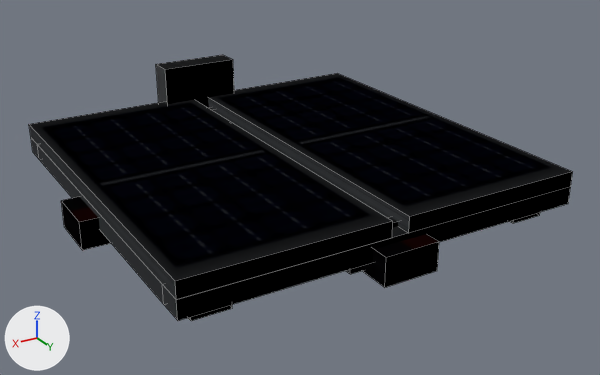
An edit to the OBJ model src/main/resources/assets/electricity/models/pv_flat/pv_flat.obj, drawn before and after from the same camera.
Rendered twice from a 50 mm camera at (0.895, 1.581, 0.784) aimed at (-0.019, 0.056, 0.022). Arrows for +X, +Y and +Z are at lower left; the lights stay in place. The first picture is the older version. Mesh edges are drawn as thin lines. Where no turn or scale is listed for an object, it has been applied to the vertices.

Objects in the first picture: 'frame', 'harness', 'harness.001', 'harness_east', 'harness_east.001', 'harness_north', 'harness_north.001', 'modules', 'modules.001' and 2 more.
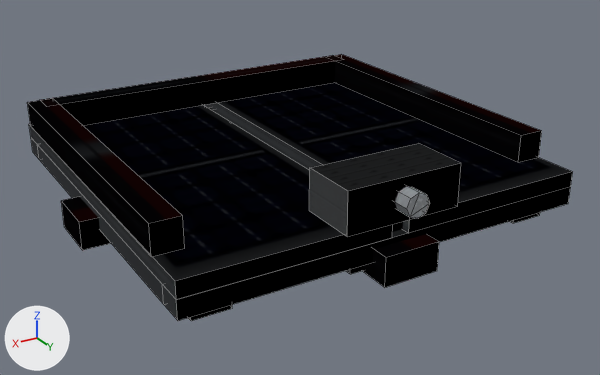
Boxes [x1, y1, x2, y2] around the edits, measured in the pictures (600 x 375 px):
'harness.004', added
    after: [27, 62, 542, 257]
'harness.003', reshaped (not visible before)
    after: [28, 54, 541, 224]
'harness.001', reshaped
    before: [156, 60, 234, 107]
    after: [310, 143, 460, 191]
'harness.002', reshaped (not visible before)
    after: [309, 163, 461, 237]
'harness', reshaped, recoloured (55% narrower, 112% taller)
    before: [156, 55, 233, 70]
    after: [395, 186, 429, 219]
part 1 of me_harness, added
    after: [395, 186, 429, 219]
part 2 of me_harness, deleted
    before: [156, 55, 233, 70]
part 3 of me_harness_001, deleted
    before: [156, 60, 234, 107]
part 4 of me_harness_001, added
    after: [310, 143, 460, 191]
'harness_north', unchanged, covered by the edit
    before: [362, 242, 439, 287]
    after: [374, 234, 439, 258]
'harness_north.002', unchanged, uncovered by the edit
    before: [345, 217, 398, 274]
    after: [362, 242, 439, 287]

Diff of the bpy script that builds the scene:
```diff
--- a/src/main/resources/assets/electricity/models/pv_flat/pv_flat.obj.py
+++ b/src/main/resources/assets/electricity/models/pv_flat/pv_flat.obj.py
@@ me_harness @@
-me_harness.from_pydata(...)  # 4 vertices, 1 face; spans x -0.1..0.1, y -0.5..-0.435, z 0.205
-me_harness.materials.append(mat_cabinet_top)  # picture img_pv_cabinet_top_png
+me_harness.from_pydata(...)  # 16 vertices, 14 faces; spans x -0.026..0.026, y 0.463..0.507, z 0.129..0.181
+# me_harness part 1: 16 vertices added at x -0.026..0.026, y 0.463..0.507, z 0.129..0.181, forming an 8-sided cylinder along y
+# me_harness part 2: 4 vertices removed from x -0.1..0.1, y -0.5..-0.435, z 0.205
+me_harness.materials.append(mat_steel)  # picture img_pv_steel_png
@@ me_harness_001 @@
 # verts and faces of me_harness_001; kept vertices keep their numbers, new ones are numbered from 8
-me_harness_001.from_pydata(...)  # 8 vertices, 5 faces; spans x -0.1..0.1, y -0.5..-0.435, z 0.055..0.205
-me_harness_001.materials.append(mat_cabinet)  # picture img_pv_cabinet_png
+me_harness_001.from_pydata(...)  # 4 vertices, 1 face; spans x -0.13..0.13, y 0.34..0.47, z 0.2
+# me_harness_001 part 3
+delete_vertices([*range(0, 8)])  # with the faces that use them
+# me_harness_001 part 4
+verts[8] = (-0.13, 0.47, 0.2)  # pixel (461, 163)
+verts[9] = (0.13, 0.47, 0.2)  # pixel (348, 191)
+verts[10] = (0.13, 0.34, 0.2)  # pixel (309, 167)
+verts[11] = (-0.13, 0.34, 0.2)  # pixel (418, 143)
+faces += [(8, 9, 10, 11)]
+me_harness_001.materials.append(mat_cabinet_top)  # picture img_pv_cabinet_top_png
@@ me_harness_002 @@
 # verts and faces of me_harness_002; kept vertices keep their numbers, new ones are numbered from 4
-me_harness_002.from_pydata(...)  # 4 vertices, 1 face; spans x -0.062..0.062, y -0.46..0.0, z 0.062..0.063
-me_harness_002.materials.append(mat_dc_cable)  # picture img_dc_harness_png
+me_harness_002.from_pydata(...)  # 8 vertices, 5 faces; spans x -0.13..0.13, y 0.34..0.47, z 0.11..0.2
+# me_harness_002 part 5
+verts[4] = (-0.13, 0.34, 0.11)
+verts[5] = (-0.13, 0.47, 0.11)  # pixel (457, 206)
+verts[6] = (-0.13, 0.47, 0.2)  # pixel (461, 163)
+verts[7] = (-0.13, 0.34, 0.2)  # pixel (418, 143)
+for new, old in zip([*range(8, 12)], [*range(4, 8)]): verts[new] = verts[old] + (0.26, 0.0, 0.0)
+faces += [(4, 8, 9, 5), (5, 9, 10, 6), (4, 7, 11, 8), (4, 5, 6, 7), (8, 11, 10, 9)]
+# other edits to the shape of me_harness_002 do not show in these pictures
+me_harness_002.materials.append(mat_cabinet)  # picture img_pv_cabinet_png
@@ me_harness_003 @@
-me_harness_003.from_pydata(...)  # 8 vertices, 5 faces; spans x -0.062..0.062, y -0.46..0.0, z 0.0..0.063
-me_harness_003.materials.append(mat_dc_jacket)  # picture img_dc_jacket_png
+me_harness_003.from_pydata(...)  # 20 vertices, 5 faces; spans x -0.461..0.461, y -0.442..0.44, z 0.0..0.173
+# me_harness_003 part 6: 8 vertices removed from x -0.062..0.062, y -0.46..0.0, z 0.0..0.063; 20 vertices added at x -0.461..0.461, y -0.442..0.44, z 0.0..0.173
+me_harness_003.materials.append(mat_dc_cable)  # picture img_dc_harness_png
@@ ob_harness_004 @@
+ob_harness_004 = bpy.data.objects.new('harness.004', me_harness_004)  # 38 vertices, 25 faces; spans x -0.461..0.461, y -0.442..0.44, z 0.0..0.173; in mat_dc_jacket (picture img_dc_jacket_png)
+ob_harness_004.location = (0.0, 0.0, 0.0)
```
